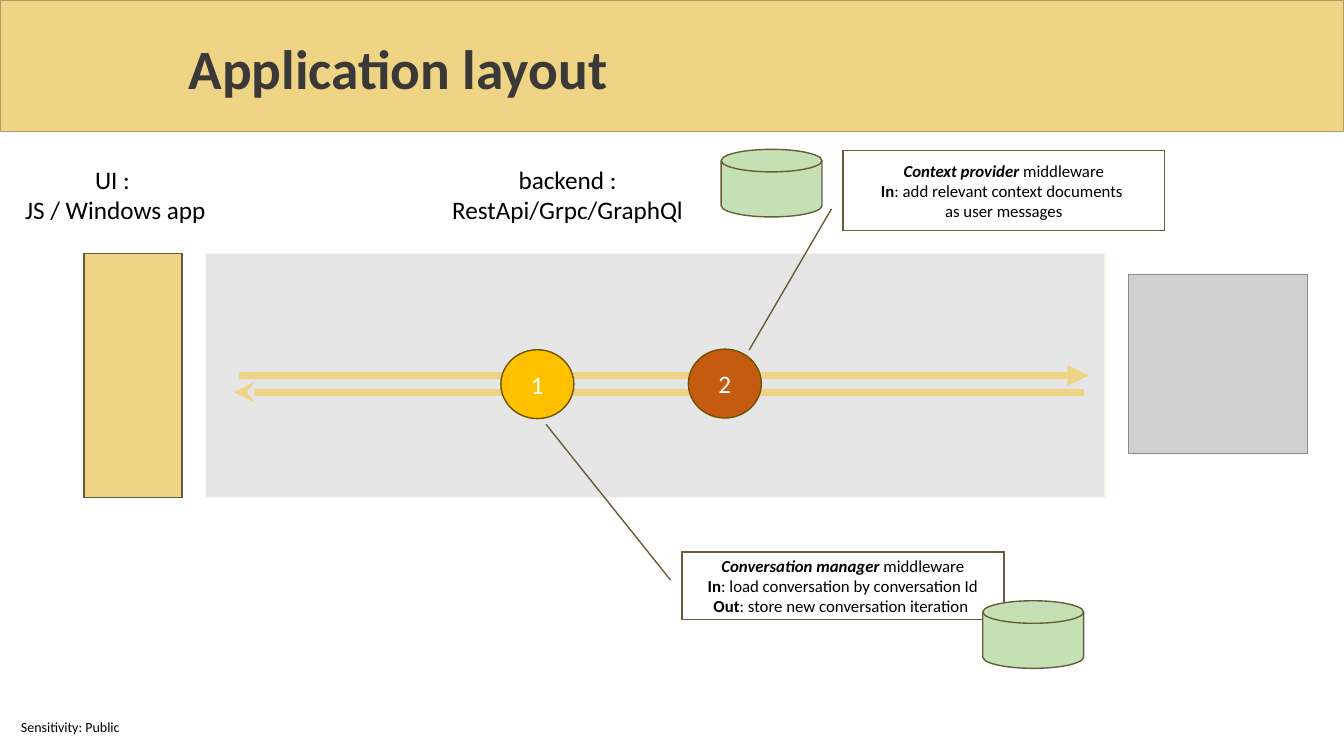
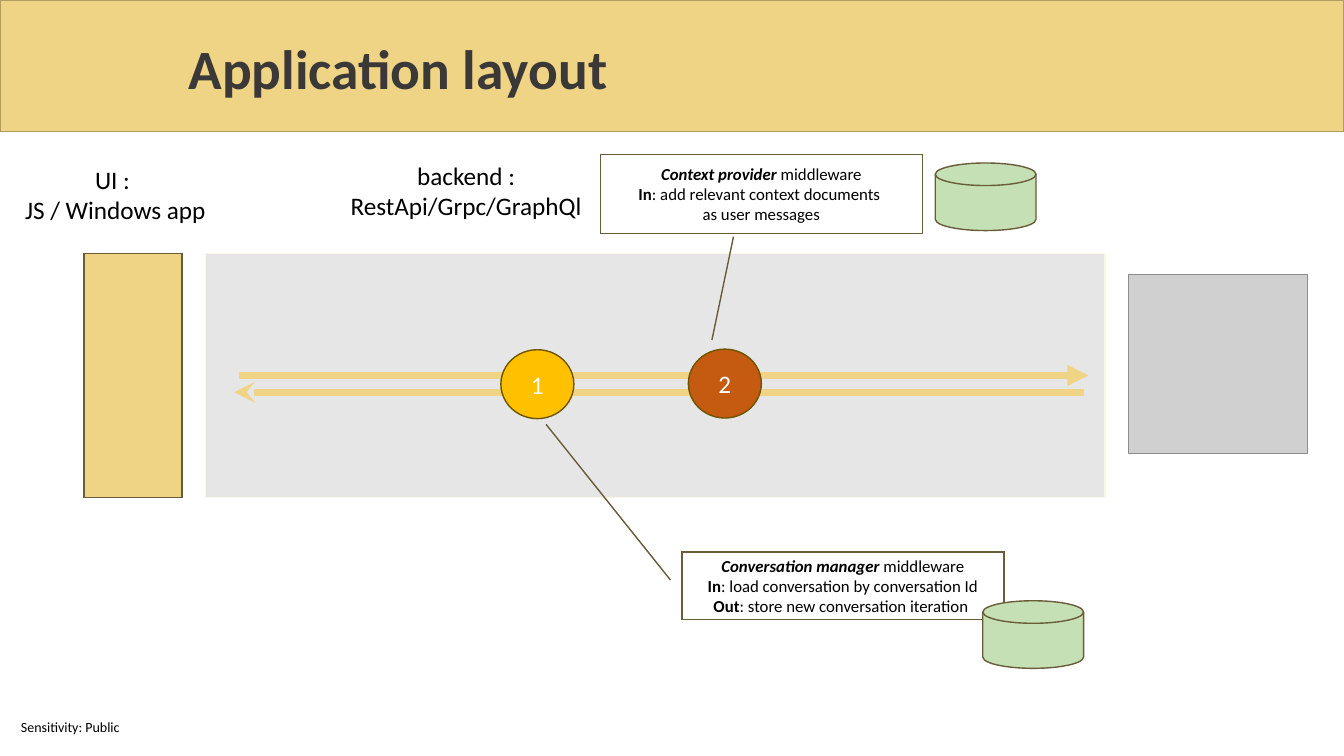
Before and after one commit to sabbadino/AzureDay2023Torino, a slide deck: slide 21 of sessions/room1_15_30/azure-day-ChatBot.pptx (slide 22 before the commit). Drawn at 1344x756 pixels with LibreOffice and Linux fonts; fonts in the diff are those of the drawing; grey boxes stand for pictures; background and template pictures are left out. Boxes give left, top, right and bottom in pixels: in the first picture for what was removed or moved away, otherwise in the second. Text is boxed around its words. In the diff, an @@ line names an element or a change of style, - is before the commit and + after.

```diff
--- a/sessions/room1_15_30/azure-day-ChatBot.pptx
+++ b/sessions/room1_15_30/azure-day-ChatBot.pptx
@@ text "backend : RestApi/Grpc/GraphQl": place and size @@
-text "backend : RestApi/Grpc/GraphQl" at (452,171,683,223)
+text "backend : RestApi/Grpc/GraphQl" at (351,167,582,219)
@@ border callout "Context provider middleware In: add ...": place and size @@
-border callout "Context provider middleware In: add ..." at (843,151,1165,231)
+border callout "Context provider middleware In: add ..." at (601,154,923,234)
@@ border callout "Context provider middleware In: add ..." at (601,154,923,234): proportions changed @@
@@ cylinder: place and size @@
-cylinder at (721,149,822,217)
+cylinder at (936,163,1036,231)
```
Also in this commit, not shown: 15 other slides changed, 5 slides removed.
